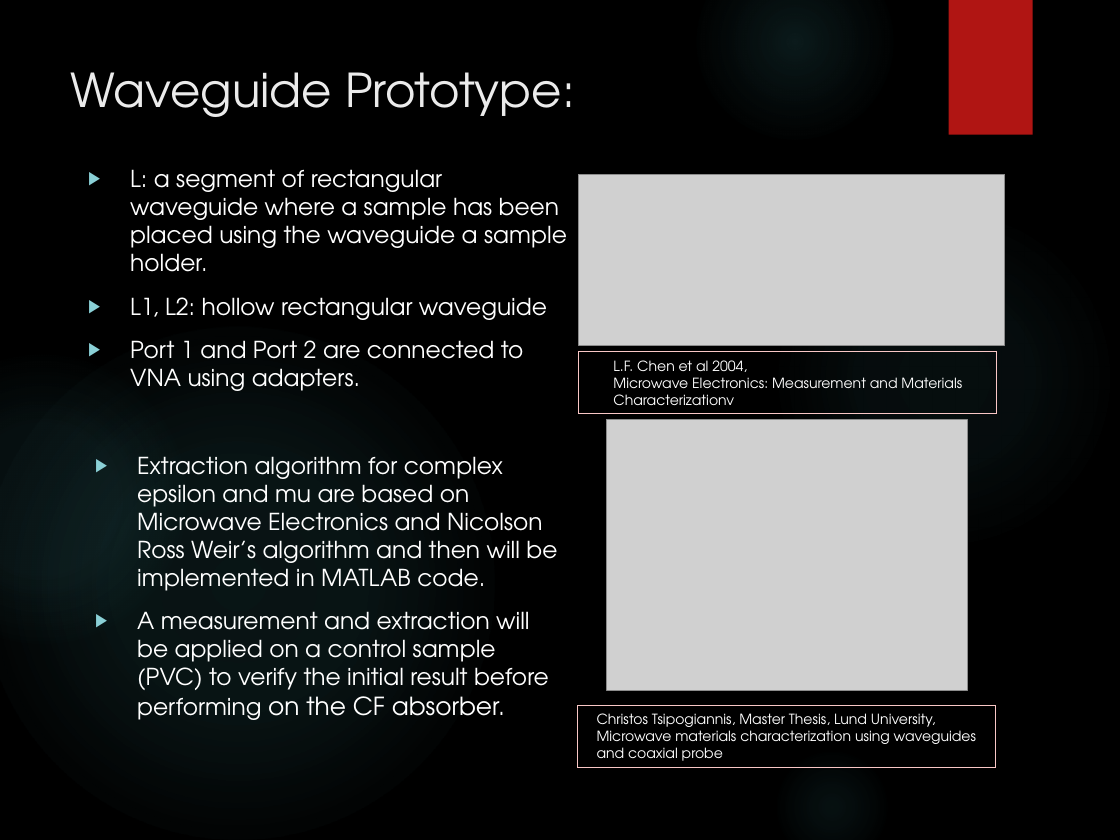
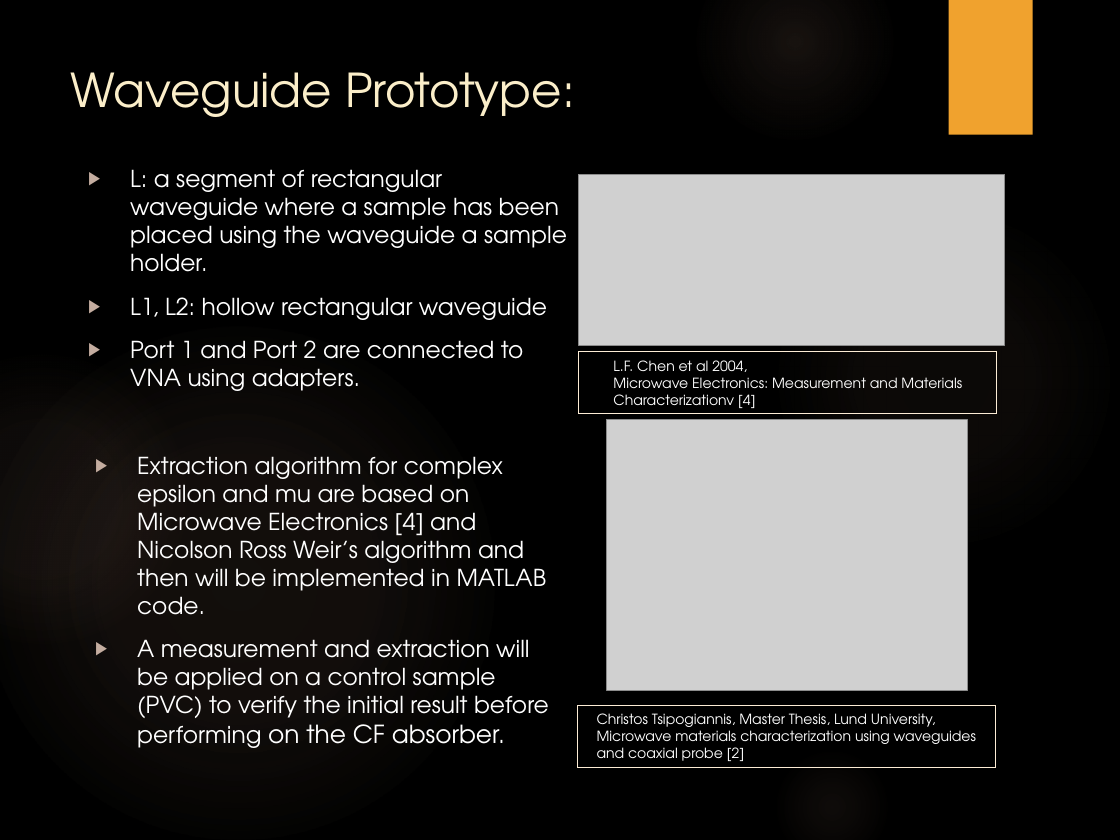
Before and after one commit to trankhiemha/ECE412-413-Capstone-Project-N3, a slide deck: slide 9 of Capstone project proposal presentation.pptx. Drawn at 1120x840 pixels with LibreOffice and Linux fonts; fonts in the diff are those of the drawing; grey boxes stand for pictures; background and template pictures are left out. Boxes give left, top, right and bottom in pixels: in the first picture for what was removed or moved away, otherwise in the second. Text is boxed around its words. In the diff, an @@ line names an element or a change of style, - is before the commit and + after.

Commit message:
Ver 1.1: missing NRL design and Sample holder design, more PSU antennas info

```diff
--- a/Capstone project proposal presentation.pptx
+++ b/Capstone project proposal presentation.pptx
@@ rectangle at [949,0,1033,134]: fill #B01513 to #F0A22E @@
@@ title "Waveguide Prototype:" at [71,72,575,117]: text colour #EBEBEB to #FBEEC9 @@
@@ text "L: a segment of rectangular ..." at [130,169,567,391]: bullet colour #8AD0D6 to #C4ADA0 @@
@@ fill gradient #50B9C1 to gradient #A78470 in 4 elements at [772,205,1117,550], [772,747,893,840], [0,327,494,840], [0,355,186,644] @@
@@ rectangle "L.F. Chen et al 2004," at [579,352,997,414]: outline #F9C7C6 0.75 pt to #FCECD5 0.75 pt @@
@@ text in rectangle at [613,377,962,408]: text changed @@
-Microwave Electronics: Measurement and Materials Characterizationv
+Microwave Electronics: Measurement and Materials Characterizationv [4]
@@ text at [137,456,547,615]: text changed @@
-▶ Extraction algorithm for complex epsilon and mu are based on Microwave Electronics and Nicolson Ross Weir’s algorithm and then will be implemented in MATLAB code.
+▶ Extraction algorithm for complex epsilon and mu are based on Microwave Electronics [4] and Nicolson Ross Weir’s algorithm and then will be implemented in MATLAB code.
@@ text at [137,639,549,748]: bullet colour #8AD0D6 to #C4ADA0 @@
@@ rectangle "Christos Tsipogiannis, Master Thesis, Lund ..." at [577,704,995,767]: outline #F9C7C6 0.75 pt to #FCECD5 0.75 pt @@
@@ text in rectangle at [597,730,976,761]: text changed @@
-Microwave materials characterization using waveguides and coaxial probe
+Microwave materials characterization using waveguides and coaxial probe [2]
```
Also in this commit, not shown: 14 other slides changed, 1 slide added.
